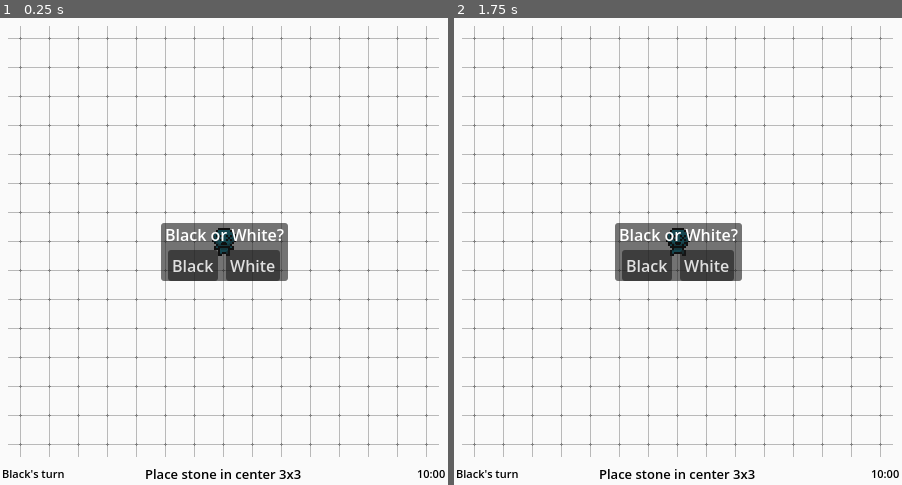
Above: before the commit, frames 1-2 (left to right).
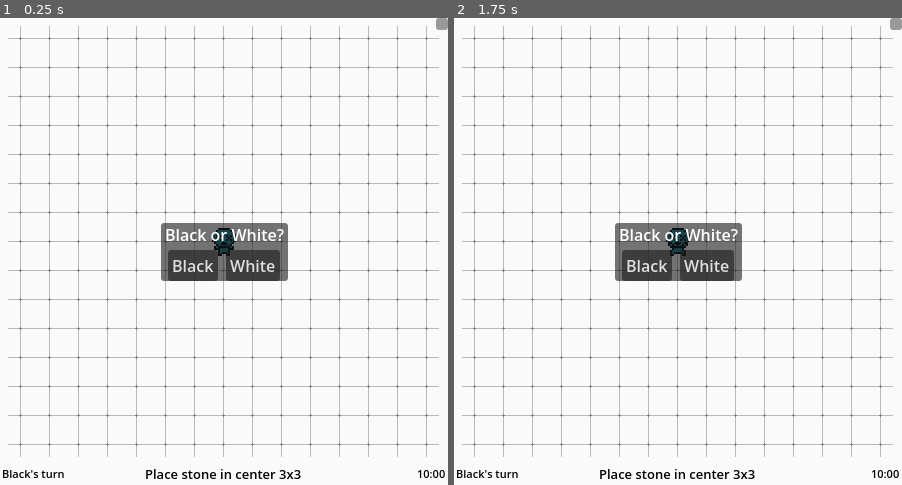
Above: after the commit, the same moments.

Repository: Joseph731/Isaok
Game: Godot game, scene res://game.tscn
Same seed, same stepped clock (60 frames per second), same inputs: the game is played once before the commit and once after it. This scene is started directly instead of the project's main scene.
Inputs (mouse positions are in pixels of both pictures, inside the frame that each line leads up to):
- Up to frame 1 (0.25 s): no input
- Up to frame 2 (1.75 s): click (476, 36) at 0.5 s; click (503, 36) at 1.25 s

The runs differ from the first frame. In frame 1, less than 0.1% of the frame differs, in the area x 97-100%, y 0-3%; in frame 2, less than 0.1%.

Commit message:
Add clickable square to bring up the pause menu

Diff:
--- a/game.gd
+++ b/game.gd
@@ -16,6 +16,7 @@
 @onready var garrosh_player: AudioStreamPlayer = $GarroshPlayer
 @onready var stone_plop_player: AudioStreamPlayer = $StonePlopPlayer
 @onready var game_over_player: AudioStreamPlayer = $GameOverPlayer
+@onready var pause_menu_button: Button = $PauseMenuButton
 
 var consecutive_passes: int = 0
 
@@ -28,6 +29,7 @@
 	if is_multiplayer_authority():
 		pause_panel.visible = false
 
+	pause_menu_button.pressed.connect(pause_menu.pause)
 	turn_timer_host.timeout.connect(_on_host_time_out)
 	turn_timer_challenger.timeout.connect(_on_challenger_time_out)
 	pause_menu.quit_requested.connect(network_manager.end_game)
--- a/game.tscn
+++ b/game.tscn
@@ -16,6 +16,13 @@
 properties/0/path = NodePath("PausePanel:visible")
 properties/0/spawn = false
 properties/0/replication_mode = 2
+
+[sub_resource type="StyleBoxFlat" id="StyleBoxFlat_j5wjh"]
+corner_radius_top_left = 3
+corner_radius_top_right = 3
+corner_radius_bottom_right = 3
+corner_radius_bottom_left = 3
+corner_detail = 5
 
 [node name="Game" type="Node" unique_id=554959532]
 script = ExtResource("1_feb5d")
@@ -82,3 +89,12 @@
 
 [node name="GameOverPlayer" type="AudioStreamPlayer" parent="." unique_id=378160405]
 bus = &"sfx"
+
+[node name="PauseMenuButton" type="Button" parent="." unique_id=700864325]
+anchors_preset = 1
+anchor_left = 1.0
+anchor_right = 1.0
+offset_left = -12.0
+offset_bottom = 12.0
+grow_horizontal = 0
+theme_override_styles/normal = SubResource("StyleBoxFlat_j5wjh")
--- a/project.godot
+++ b/project.godot
@@ -14,7 +14,7 @@
 run/main_scene="uid://cb0o2ptu41xif"
 config/features=PackedStringArray("4.6", "GL Compatibility")
 run/max_fps=30
-config/icon="res://icon.svg"
+config/icon="uid://cfxlo7nctywip"
 
 [audio]
 
Binary file added: isaac_icon.png
Not shown, added: isaac_icon.png.import
